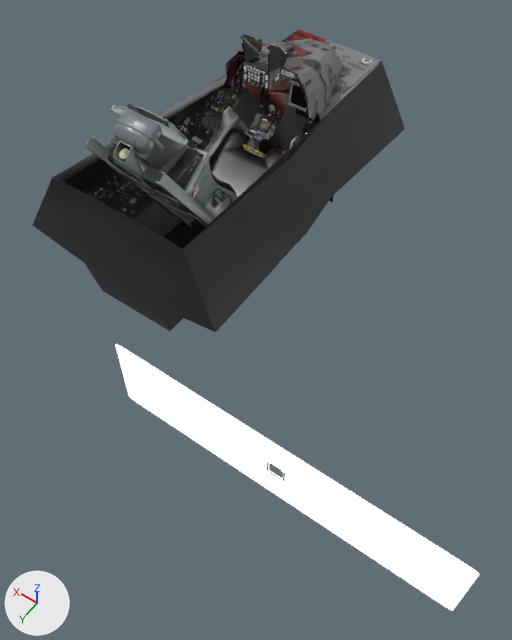
The glTF model f16/interior.gltf, before and after one commit.
The view is the same before and after, from a 50 mm camera at (-1.96, -1.81, 2.84) aimed at (-0.41, -3.97, -0.55). The lights are fixed; the arrows at lower left show +X, +Y and +Z. The first picture is the older version.

Names of what the first picture shows: 'Interior'.
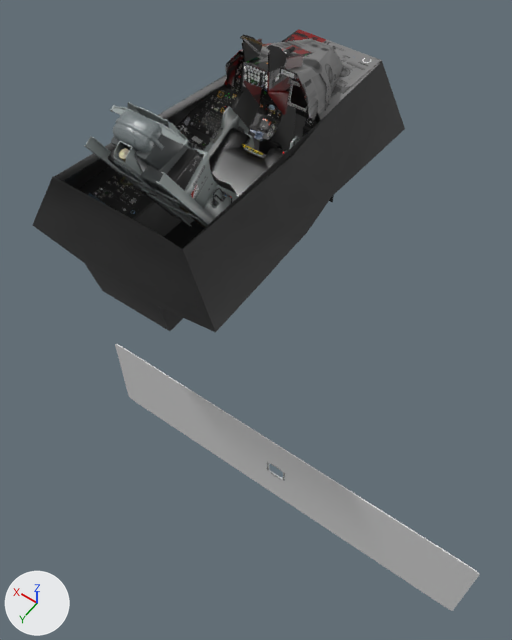
What the commit changed:
In material 'ac3dmat1001_268' (mat_ac3dmat1001_268), emission_strength is no longer 1.0.

Where the change shows, as pixel boxes (x1, y1, x2, y2) in the pictures (512 x 640 px):
'Interior', surface changed
    both: (115, 129, 480, 611)
